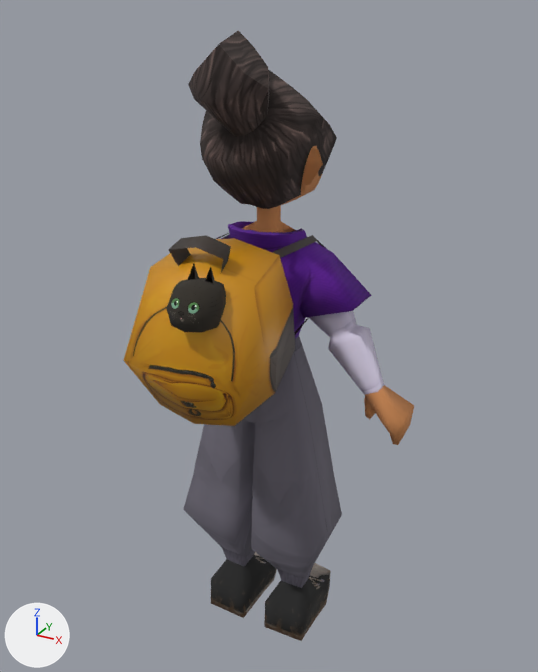
Renders of the FBX model Assets/Grace's Art/PlayerModel.fbx from each side of a commit.
Rendered twice from a 50 mm lens placed at (0.874, -1.604, 1.68), pointed at (0.036, -0.08, 0.918). The axes (+X, +Y, +Z) are drawn at lower left. The lights are the same throughout. The older version comes first. Where no turn or scale is listed for an object, it has been applied to the vertices.

Objects in the first picture: 'Backpack', 'Cat', 'Player'.
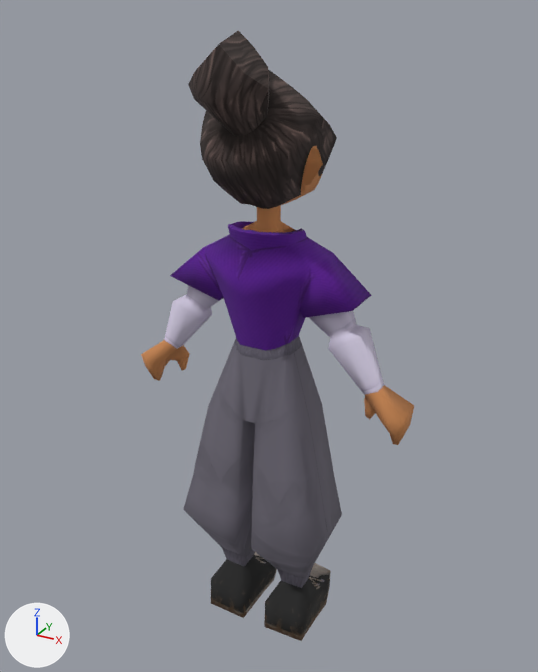
Edits to the bpy script that builds the scene:
```text
Remove ob_cat:
    ob_cat = bpy.data.objects.new('Cat', me_cube_002)
    ob_cat.location = (0.052, -0.408, 1.135)
Remove ob_backpack:
    ob_backpack = bpy.data.objects.new('Backpack', me_cube_001)
    ob_backpack.location = (0.006, -0.205, 1.065)
```

Where the change shows, as pixel boxes (x1, y1, x2, y2) in the pictures (538 x 672 px):
'Backpack', deleted (brown): before (124, 233, 327, 426)
'Cat', deleted: before (166, 264, 226, 332)
